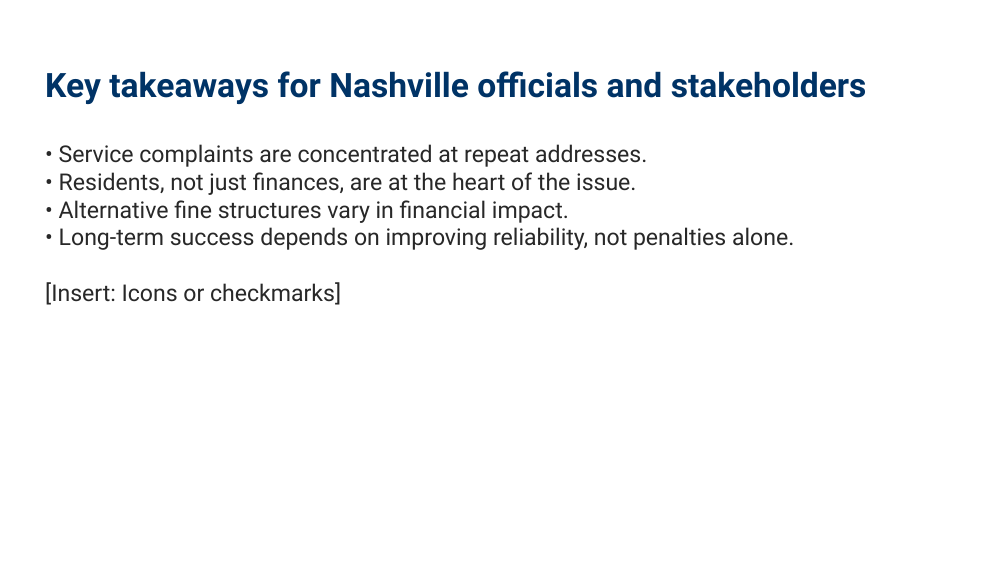
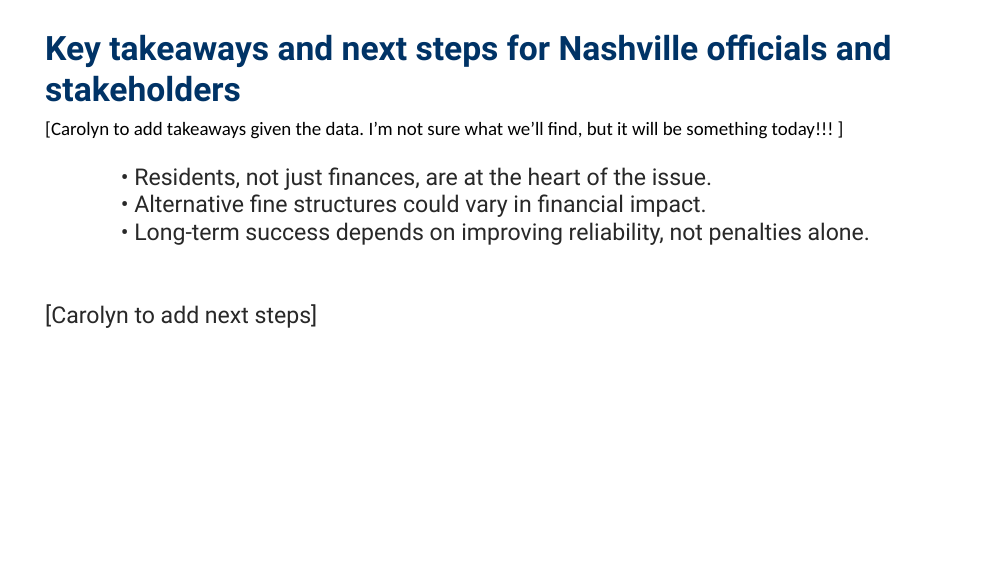
Before and after one commit to NewForce-Cohort-11-Data/trash-haulers-null-void-waste-solutions, a slide deck: slide 14 of Missed_Trash_Pickups_Presentation_16x9_Formatted.pptx (slide 13 before the commit). Drawn at 1008x567 pixels with LibreOffice and Linux fonts; fonts in the diff are those of the drawing. Boxes give left, top, right and bottom in pixels: in the first picture for what was removed or moved away, otherwise in the second. Text is boxed around its words. In the diff, an @@ line names an element or a change of style, - is before the commit and + after.

```diff
--- a/Missed_Trash_Pickups_Presentation_16x9_Formatted.pptx
+++ b/Missed_Trash_Pickups_Presentation_16x9_Formatted.pptx
@@ text at (45,34,892,102): text changed @@
-Key takeaways for Nashville officials and stakeholders
+Key takeaways and next steps for Nashville officials and stakeholders
@@ text at (45,121,870,328): text changed @@
-• Service complaints are concentrated at repeat addresses.
-• Residents, not just finances, are at the heart of the issue.
-• Alternative fine structures vary in financial impact.
-• Long-term success depends on improving reliability, not penalties alone.
-[Insert: Icons or checkmarks]
+[Carolyn to add takeaways given the data. I’m not sure what we’ll find, but it will be something today!!! ]
+    • Residents, not just finances, are at the heart of the issue.
+    • Alternative fine structures could vary in financial impact.
+    • Long-term success depends on improving reliability, not penalties alone.
+[Carolyn to add next steps]
```
Also in this commit, not shown: 6 other slides changed, 4 slides added, 3 slides removed, 9 other files.
